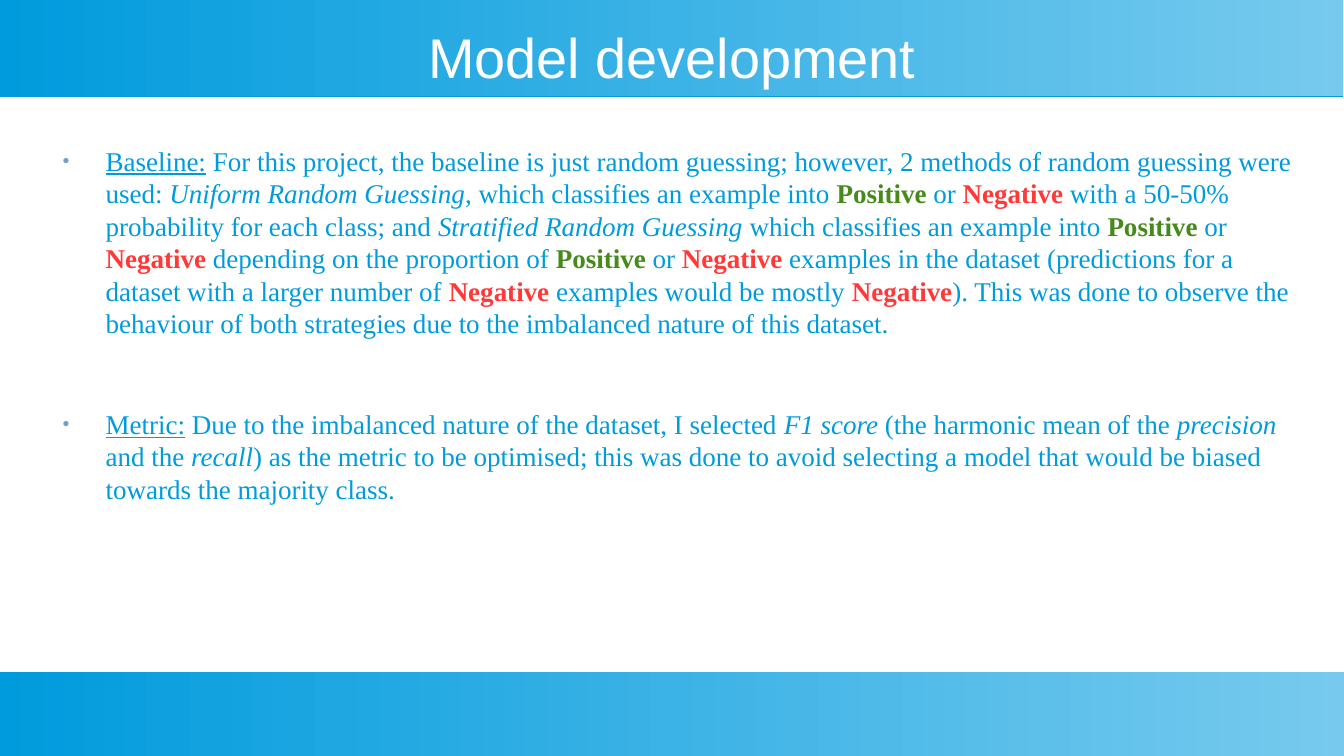
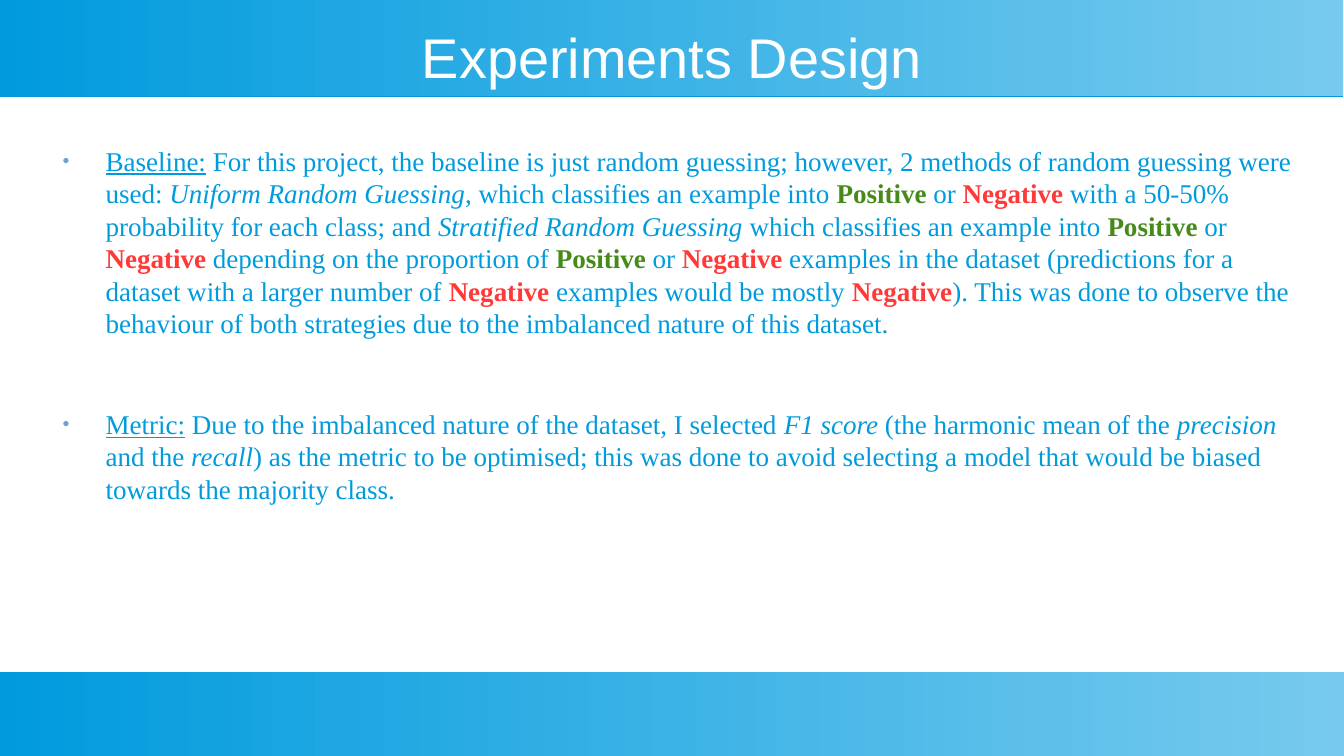
Before and after one commit to Sir-Slade/covid_prediction_project, a slide deck: slide 13 of Covid_Predictor_Report.odp. Drawn at 1344x756 pixels with LibreOffice and Linux fonts; fonts in the diff are those of the drawing. Boxes give left, top, right and bottom in pixels: in the first picture for what was removed or moved away, otherwise in the second. Text is boxed around its words. In the diff, an @@ line names an element or a change of style, - is before the commit and + after.

Commit message:
Added description of the cross validation method to the presentation as well as justifications on the models I decided to run

```diff
--- a/Covid_Predictor_Report.odp
+++ b/Covid_Predictor_Report.odp
@@ title at [422, 37, 922, 88]: text changed @@
-Model development
+Experiments Design
```
Also in this commit, not shown: 4 slides added.
